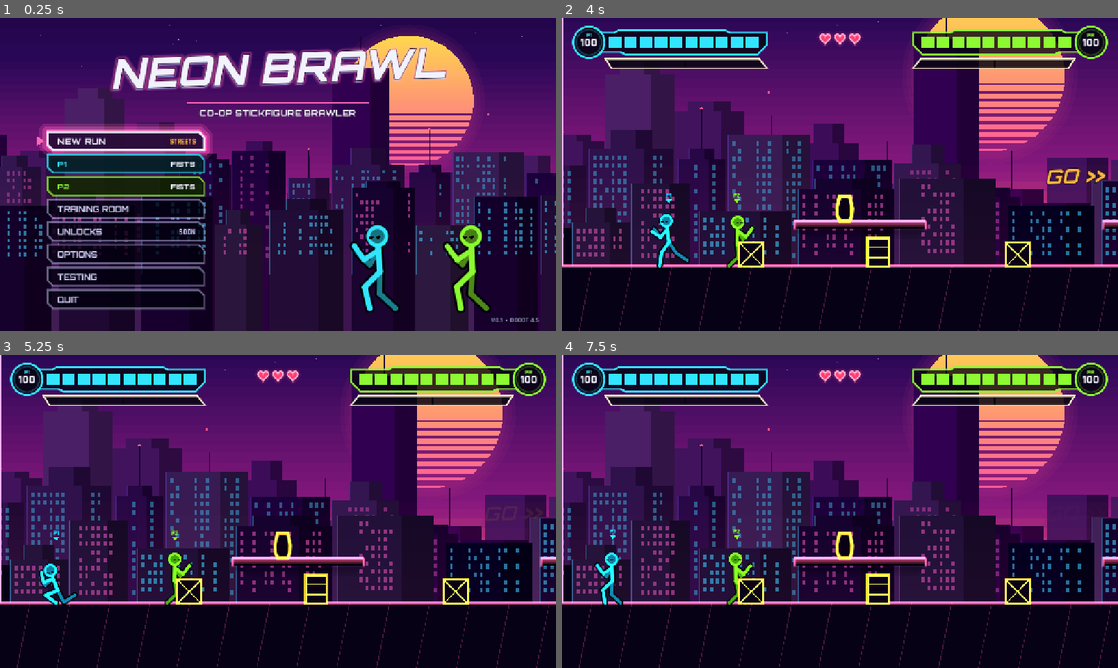
Above: before the commit, frames 1-4 (two rows, left to right).
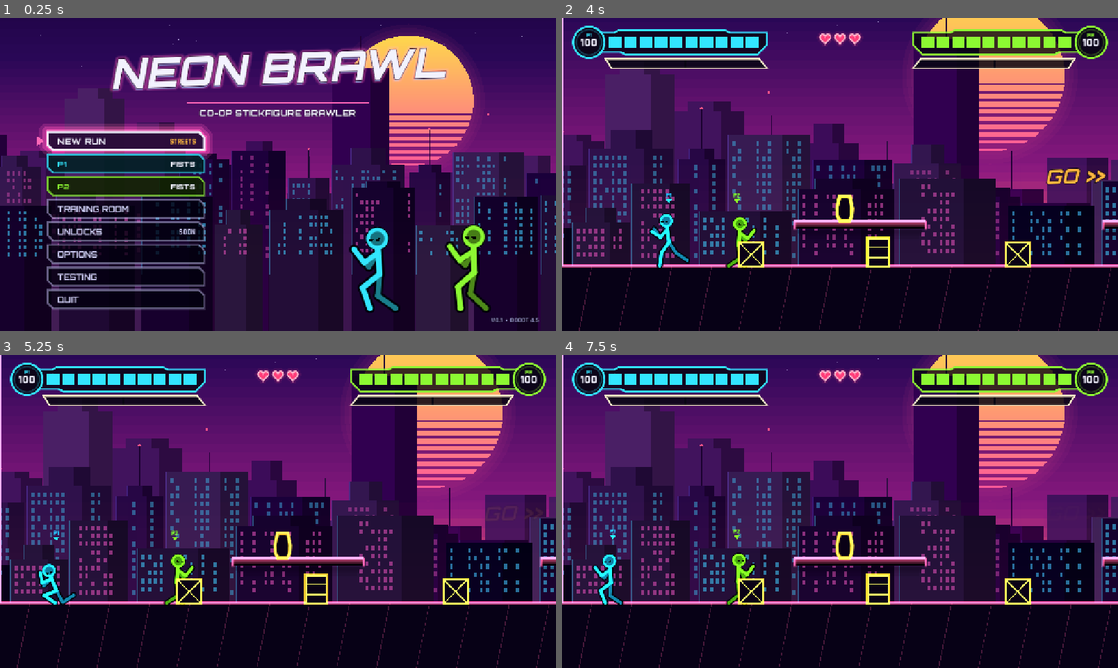
Above: after the commit, the same moments.

Repository: LaMaSi/Multiplayer-fighting-roguelike
Game: Godot game, scene res://scenes/main_menu.tscn
Same seed, same stepped clock (60 frames per second), same inputs: the game is played once before the commit and once after it.
Inputs (mouse positions are in pixels of both pictures, inside the frame that each line leads up to):
- Up to frame 1 (0.25 s): no input
- Up to frame 2 (4 s): tap Enter at 0.5 s; move the mouse to (962, 158) at 0.52 s; hold D 0.53-1.25 s; tap F at 0.6 s; click (962, 158) at 0.67 s; tap Space at 0.77, 3.77 s; drag from (728, 190) to (812, 237) at 1.27 s; move the mouse to (895, 105) at 2.02 s; hold D 2.03-2.75 s; tap H at 2.1 s; drag from (812, 237) to (673, 127) at 2.77 s; move the mouse to (1006, 221) at 3.52 s; hold A from 3.53 s (still down); tap V at 3.6 s
- Up to frame 3 (5.25 s): release A at 4.25 s; drag from (111, 464) to (194, 433) at 4.27 s; move the mouse to (305, 511) at 5.02 s; hold S from 5.03 s (still down); tap E at 5.1 s; click (305, 511) at 5.17 s
- Up to frame 4 (7.5 s): release S at 5.75 s; drag from (756, 433) to (728, 527) at 5.77 s; move the mouse to (962, 495) at 6.52 s; hold W 6.53-7.25 s; tap F at 6.6 s; tap Space at 6.77 s; drag from (728, 527) to (812, 574) at 7.27 s

The runs differ from the first frame. In frame 1, 1.2% of the frame differs, in the area x 62-88%, y 66-94%; in frame 2, 0.2%; in frame 3, 0.5%; in frame 4, 0.6%.

Commit message:
Idle: four-beat breathing (in up, out down-right, in up, out down-left) on planted feet
Co-Authored-By: Claude Sonnet 5.5 <noreply@anthropic.com>

Diff:
--- a/scripts/fighter/class_data.gd
+++ b/scripts/fighter/class_data.gd
@@ -111,12 +111,13 @@
 	var p: Dictionary = (c["base"] as Dictionary).duplicate()
 	if c.has("stance"):
 		var s: Vector3 = c["stance"]
-		# weight shift: the hip slides side to side over planted feet (feet x stay fixed, legs re-solved by IK)
-		var sh := sin(t * 7.5) * 3.0
-		p.merge(PoseLib.stance(s.x - sh, s.y - sh, s.z), true)
+		# four-beat breathing on planted feet (in: up, out: down + weight right, in: up, out: down + weight left)
+		var br := PoseLib.breath(t)
+		var sh: float = br["x"]
+		p.merge(PoseLib.stance(s.x - sh, s.y - sh, s.z - float(br["dip"])), true)
 		p["root_x"] = sh
-		p["lean"] = float(p["lean"]) + sh * 0.006
-	var b := sin(t * 7.5) * float(c["bob"]) * 0.9  # fast rhythmic breathing
+		p["lean"] = float(p["lean"]) + sh * 0.006 + float(br["down"]) * 0.03
+	var b := cos(t * 10.0) * float(c["bob"]) * 1.0  # arms lift on the in-breath
 	p["lean"] = float(p["lean"]) + b
 	p["ua_f"] = float(p["ua_f"]) + b
 	p["ua_b"] = float(p["ua_b"]) - b
--- a/scripts/fighter/pose_lib.gd
+++ b/scripts/fighter/pose_lib.gd
@@ -4,13 +4,14 @@
 
 
 static func idle(t: float) -> Dictionary:
-	var b := sin(t * 7.5) * 0.035  # fast rhythmic breathing, not a slow sway
-	var sh := sin(t * 7.5) * 3.0  # weight shift: hip slides over planted feet
+	var br := breath(t)
+	var b: float = br["b"]
+	var sh: float = br["x"]
 	var p := {
-		"lean": 0.03 + b + sh * 0.006, "head": -0.02, "root_x": sh,
+		"lean": 0.03 + float(br["down"]) * 0.03 + sh * 0.006, "head": -0.02, "root_x": sh,
 		"ua_f": 0.95 + b, "la_f": 1.55, "ua_b": 0.55 - b, "la_b": 1.85,
 	}
-	p.merge(stance(13.0 - sh, -13.0 - sh, 37.0), true)
+	p.merge(stance(13.0 - sh, -13.0 - sh, 37.0 - float(br["dip"])), true)
 	return p
 
 
@@ -183,3 +184,11 @@
 		out["th_" + leg[0]] = phi + alpha
 		out["kn_" + leg[0]] = 2.0 * alpha
 	return out
+
+
+## Four-beat idle loop on planted feet: breathe in (up), out (down + weight to the RIGHT), in (up),
+## out (down + weight to the LEFT). x = hip shift (px), dip = hip lowering (px, knees bend), b = chest / arm lift.
+static func breath(t: float) -> Dictionary:
+	var ph := t * 10.0  # one breath = PI of phase, ~0.31 s
+	var down := (1.0 - cos(ph)) * 0.5  # 0 = in / up, 1 = out / down
+	return {"x": sin(ph * 0.5) * 4.0, "dip": down * 3.5, "b": cos(ph) * 0.04, "down": down}
